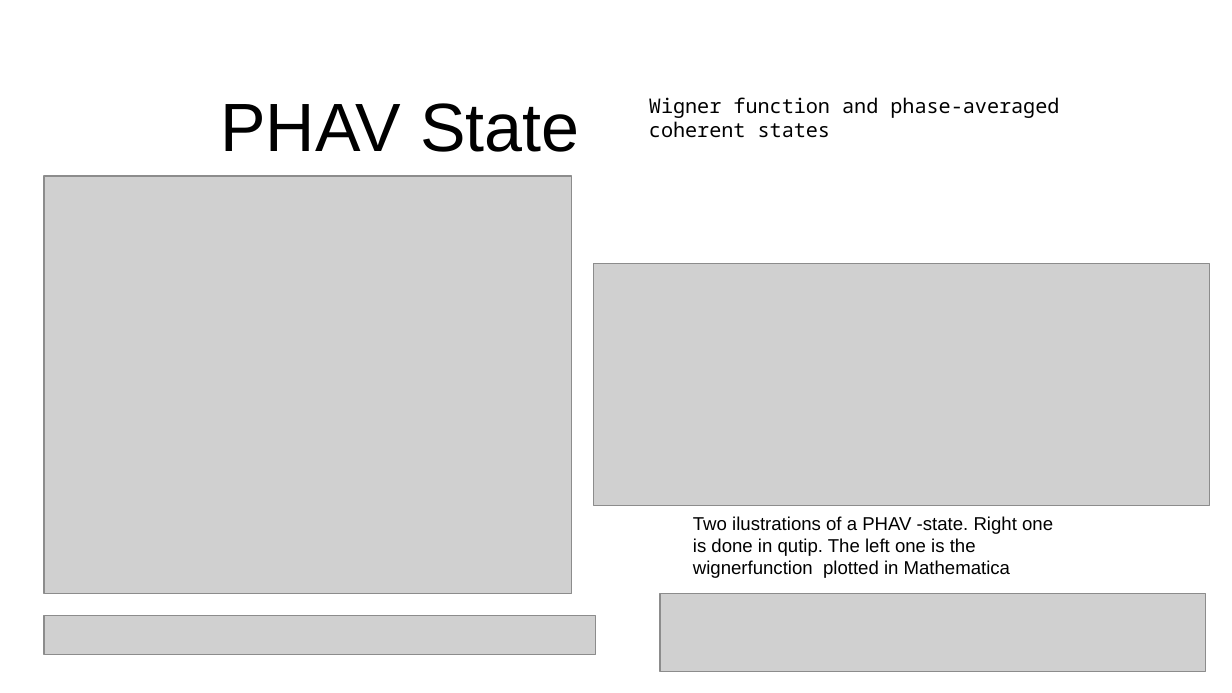
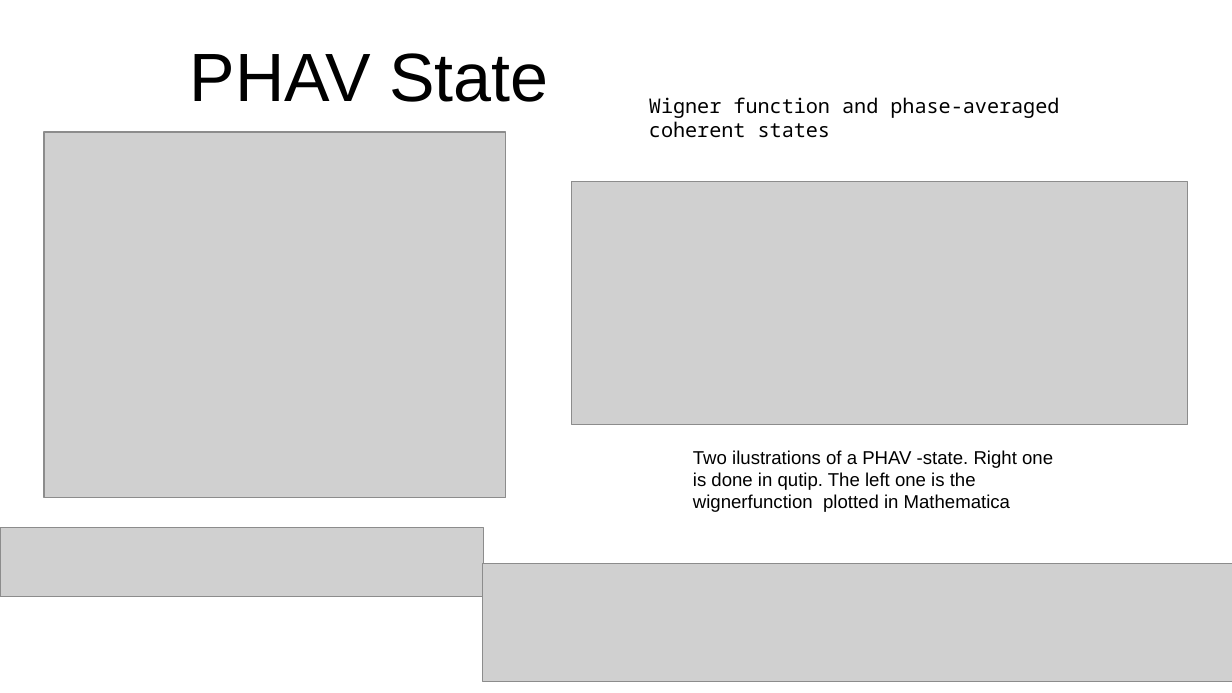
Before and after one commit to SanderStammbach/Sanders-Studium, a slide deck: slide 8 of Master-Projekt/Vortrag.odp (slide 7 before the commit). Drawn at 1232x693 pixels with LibreOffice and Linux fonts; fonts in the diff are those of the drawing; grey boxes stand for pictures; background and template pictures are left out. Boxes give left, top, right and bottom in pixels: in the first picture for what was removed or moved away, otherwise in the second. Text is boxed around its words. In the diff, an @@ line names an element or a change of style, - is before the commit and + after.

```diff
--- a/Master-Projekt/Vortrag.odp
+++ b/Master-Projekt/Vortrag.odp
@@ title "PHAV State": place and size @@
-title "PHAV State" at box(221, 103, 579, 152)
+title "PHAV State" at box(190, 53, 548, 102)
@@ picture: place and size @@
-picture at box(44, 176, 571, 594)
+picture at box(44, 132, 505, 497)
@@ picture: place and size @@
-picture at box(594, 264, 1210, 506)
+picture at box(572, 182, 1188, 425)
@@ text "Two ilustrations of a PHAV ...": place and size @@
-text "Two ilustrations of a PHAV ..." at box(693, 516, 1053, 578)
+text "Two ilustrations of a PHAV ..." at box(693, 450, 1053, 512)
@@ picture: place and size @@
-picture at box(44, 616, 596, 655)
+picture at box(0, 528, 484, 597)
@@ picture: place and size @@
-picture at box(661, 595, 1206, 672)
+picture at box(483, 563, 1232, 682)
```
Also in this commit, not shown: 3 other slides changed, 2 slides added, 1 slide removed, 2 other files.
